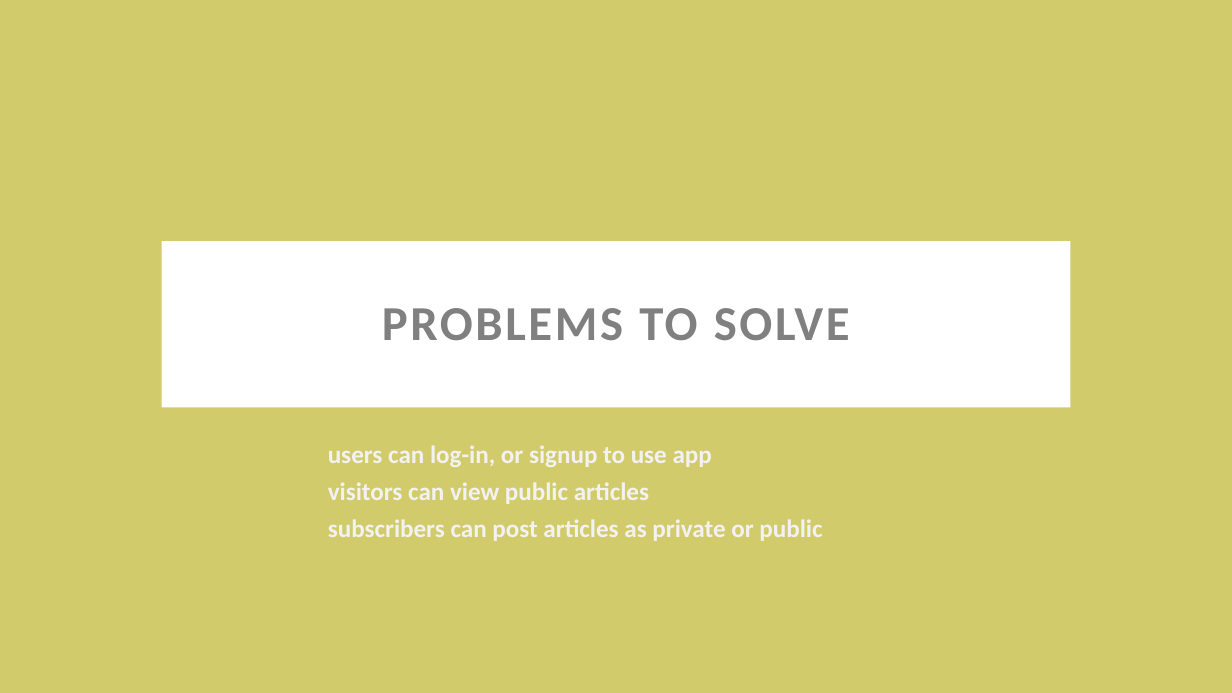
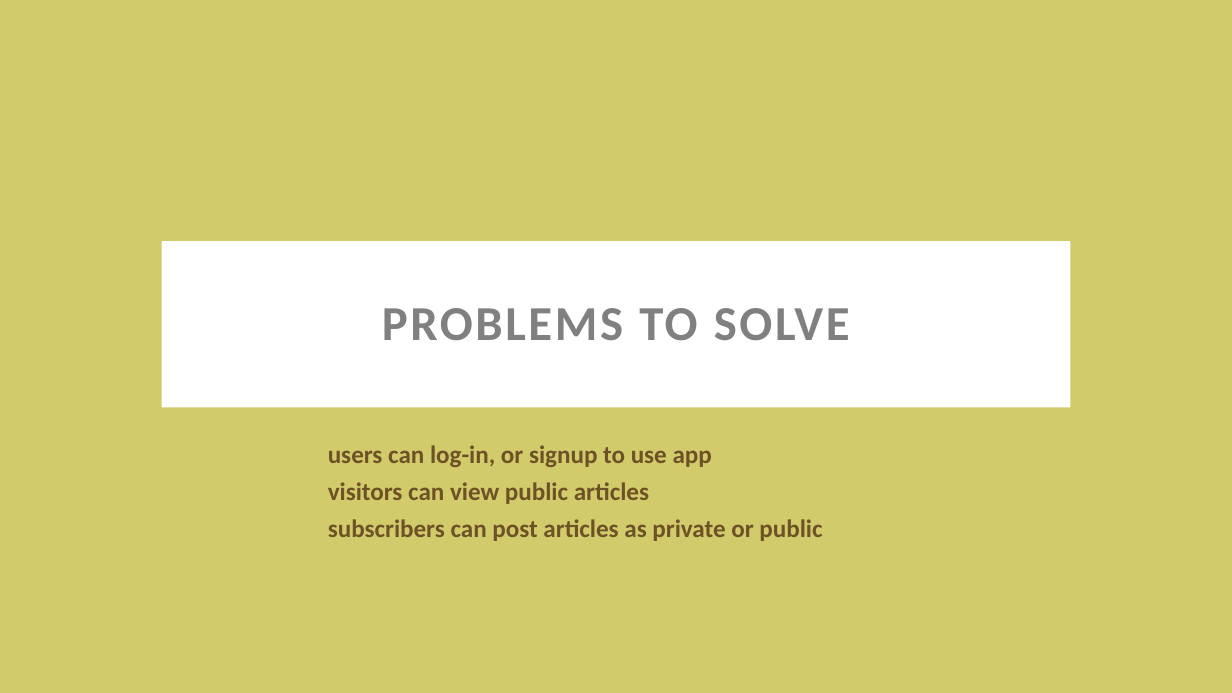
Before and after one commit to frankpjr1/Journal-Now-App, a slide deck: slide 2 of assets/Journal Now Presentation.pptx. Drawn at 1232x693 pixels with LibreOffice and Linux fonts; fonts in the diff are those of the drawing. Boxes give left, top, right and bottom in pixels: in the first picture for what was removed or moved away, otherwise in the second. Text is boxed around its words. In the diff, an @@ line names an element or a change of style, - is before the commit and + after.

```diff
--- a/assets/Journal Now Presentation.pptx
+++ b/assets/Journal Now Presentation.pptx
@@ subtitle "users can log-in, or signup ..." at [328,445,822,541]: text colour #F2F2F2 to #6D5225 @@
```
Also in this commit, not shown: 7 other slides changed, 1 other file.
